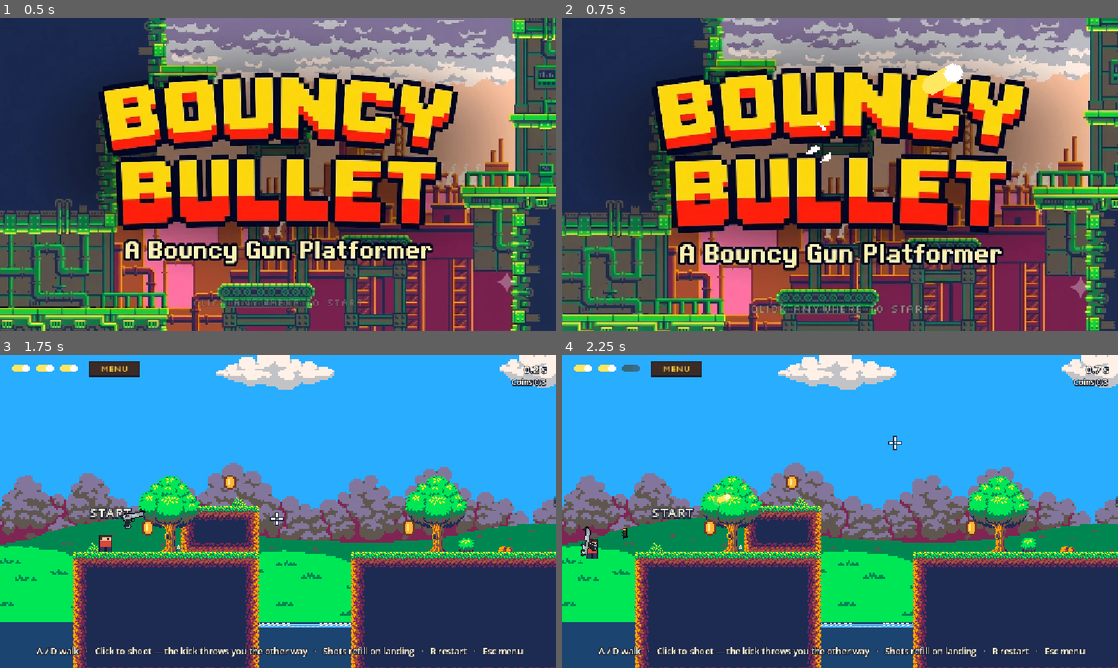
Above: before the commit, frames 1-4 (two rows, left to right).
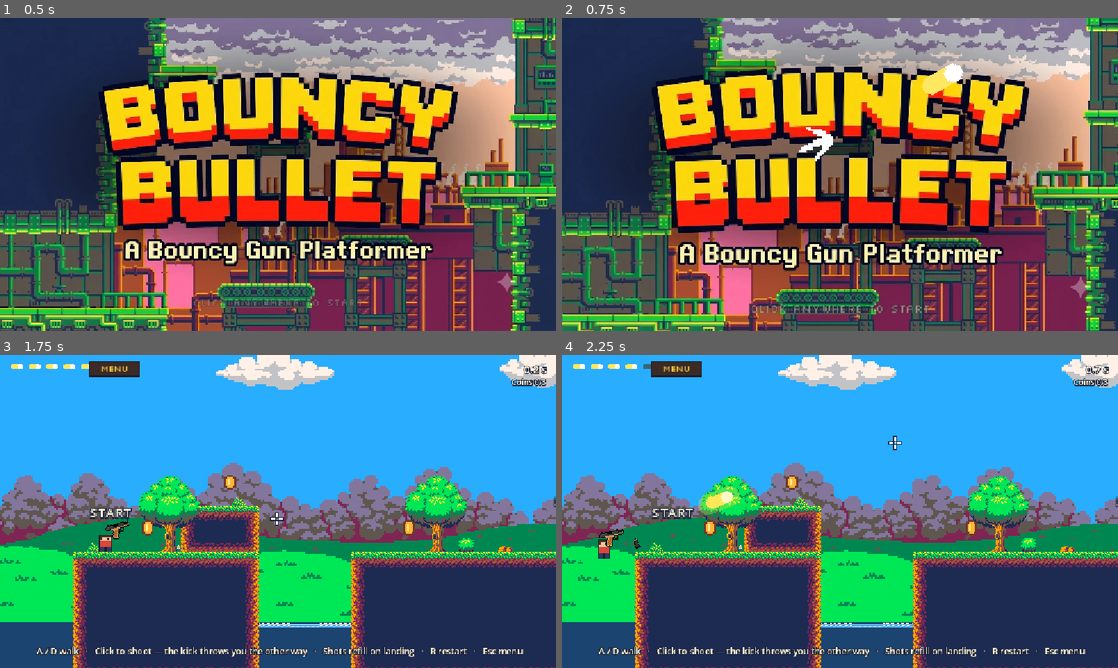
Above: after the commit, the same moments.

Repository: yuvraj-taparia/Bouncy-Bullet
Game: Godot game, scene res://main.tscn
Same seed, same stepped clock (60 frames per second), same inputs: the game is played once before the commit and once after it.
Inputs (mouse positions are in pixels of both pictures, inside the frame that each line leads up to):
- Up to frame 1 (0.5 s): no input
- Up to frame 2 (0.75 s): tap Enter (ui_accept) at 0.5 s; move the mouse to (962, 158) at 0.52 s; hold D (move_right) from 0.53 s (still down); click (962, 158) at 0.6 s
- Up to frame 3 (1.75 s): tap Enter (ui_accept) at 0.77, 1.52 s; move the mouse to (278, 520) at 1.27 s; release D (move_right) at 1.28 s; hold A (move_left) from 1.28 s (still down); click (278, 520) at 1.35 s
- Up to frame 4 (2.25 s): tap Enter (ui_accept) at 2 s; move the mouse to (895, 442) at 2.02 s; release A (move_left) at 2.03 s; hold D (move_right) from 2.03 s (still down); click (895, 442) at 2.1 s

Frame 1 is identical in both runs. In frame 2, 0.3% of the frame differs, in the area x 42-49%, y 33-47%; in frame 3, 0.4%; in frame 4, 1.1%, in the area x 2-32%, y 2-66%.

Commit message:
Make the Glock the free starter and use pack art for shop and bullet
- Glock is the free starter gun; the Pistol (Desert Eagle) costs 50 like
  the shop mockup shows. Old saves keep their guns and gain the Glock.
- Clicking an EQUIPPED card switches back to the Glock; the shop shows
  which gun you're using.
- Shop cards show the real animated pack guns (with attachments)
  instead of the painted art: pickup toss on opening, a shot on hover.
- Bullets now match the pack's bullet prefab exactly (1.5x sprite and
  yellow glow, no per-gun tint); the title ricochet uses the pack spark.
- Starting a level always removes any level already running.

Co-Authored-By: Claude Opus 5.5 <noreply@anthropic.com>

Diff:
--- a/game/bullet.gd
+++ b/game/bullet.gd
@@ -12,7 +12,6 @@
 var shooter: CharacterBody2D
 var max_bounces := 3
 var lifetime := 1.6
-var tint := Color.WHITE
 var bounces := 0
 var _age := 0.0
 var _sprite: Sprite2D
@@ -24,14 +23,14 @@
 	_sprite.texture = load(SpriteSheets.GUNS + "bullet.png")
 	_sprite.hframes = 2
 	_sprite.frame = 1
-	_sprite.scale = Vector2(0.75, 0.75)
-	_sprite.modulate = tint
+	# Same look as the gun pack's prefabs/bullet.tscn: bullet sprite and a
+	# soft yellow glow, both at 1.5x.
+	_sprite.scale = Vector2(1.5, 1.5)
 	add_child(_sprite)
-	# Soft glow, as in the gun pack's bullet prefab.
 	var glow := Sprite2D.new()
 	glow.texture = LIGHT
-	glow.self_modulate = Color(tint.r, tint.g * 0.89, tint.b * 0.25, 0.3)
-	glow.scale = Vector2(0.75, 0.75)
+	glow.self_modulate = Color(1, 0.8875, 0.25, 0.305882)
+	glow.scale = Vector2(1.5, 1.5)
 	add_child(glow)
 	rotation = direction.angle()
 
@@ -39,7 +38,6 @@
 ## The pack's impact spark, pointing away from the surface that was hit.
 func _spark(at: Vector2, angle: float) -> void:
 	var fx: Node2D = IMPACT.instantiate()
-	fx.scale = Vector2.ONE
 	get_parent().add_child(fx)
 	fx.global_position = at
 	fx.global_rotation = angle
--- a/game/gun_rig.gd
+++ b/game/gun_rig.gd
@@ -72,6 +72,18 @@
 				reload_finished.emit()
 			else:
 				_start_reload_step()
+
+
+## Replays the "pull out the gun" animation.
+func pickup() -> void:
+	cancel_reload()
+	_play(&"pickup", data.pickup_speed)
+
+
+## Gun sprite's centre in this rig's local space (attachments not counted).
+func visual_center() -> Vector2:
+	var sprite: Sprite2D = gun.get_node("gun")
+	return gun.posOffset + sprite.get_rect().get_center()
 
 
 func shoot() -> void:
--- a/game/guns.gd
+++ b/game/guns.gd
@@ -20,16 +20,17 @@
 const SPRITES := "res://assets/pixel_art_guns/sprites/"
 
 ## Guns sold on the three painted shop cards, in card order.
+## The Glock is the free starter (SaveData.STARTER), so it has no card.
 const ORDER: Array[StringName] = [&"pistol", &"shotgun", &"bounce_rifle"]
-## Every gun, including ones not on a shop card yet.
-const ALL: Array[StringName] = [&"pistol", &"shotgun", &"bounce_rifle", &"glock"]
+## Every gun.
+const ALL: Array[StringName] = [&"glock", &"pistol", &"shotgun", &"bounce_rifle"]
 
 const DATA := {
 	&"pistol": {
 		"name": "Pistol", "price": 50,
 		"recoil": 360.0, "ammo": 3, "cooldown": 0.22,
 		"pellets": 1, "spread": 0.0, "bounces": 3, "lifetime": 1.6,
-		"reload_time": 0.6, "bullet_color": Color(1, 1, 1),
+		"reload_time": 0.6,
 		"scene": TEMPLATE + "guns/deserteagle.tscn",
 		"attachments": {
 			"Sight": TEMPLATE + "attachments/sights/DesertEagleSight.tscn",
@@ -44,7 +45,7 @@
 		"name": "Shotgun", "price": 150,
 		"recoil": 540.0, "ammo": 2, "cooldown": 0.45,
 		"pellets": 5, "spread": 0.5, "bounces": 1, "lifetime": 0.45,
-		"reload_time": 0.9, "bullet_color": Color(1, 0.8, 0.55),
+		"reload_time": 0.9,
 		"scene": TEMPLATE + "guns/m3.tscn",
 		"attachments": {},
 		"mag": "",
@@ -56,7 +57,7 @@
 		"name": "Bounce Rifle", "price": 300,
 		"recoil": 190.0, "ammo": 6, "cooldown": 0.09,
 		"pellets": 1, "spread": 0.06, "bounces": 6, "lifetime": 2.6,
-		"reload_time": 0.7, "bullet_color": Color(0.55, 1, 0.45),
+		"reload_time": 0.7,
 		"scene": TEMPLATE + "guns/ak47.tscn",
 		"attachments": {
 			"Stock": TEMPLATE + "attachments/stocks/AK47NormalStock.tscn",
@@ -69,10 +70,10 @@
 		"pickup_speed": 3.0, "shoot_speed": 1.5, "recoil_speed": 2.5,
 	},
 	&"glock": {
-		"name": "Glock", "price": 100,
+		"name": "Glock", "price": 0,
 		"recoil": 260.0, "ammo": 5, "cooldown": 0.12,
 		"pellets": 1, "spread": 0.04, "bounces": 2, "lifetime": 1.4,
-		"reload_time": 0.5, "bullet_color": Color(1, 0.95, 0.8),
+		"reload_time": 0.5,
 		"scene": TEMPLATE + "guns/glock.tscn",
 		"attachments": {
 			"Sight": TEMPLATE + "attachments/sights/GlockSight.tscn",
@@ -87,4 +88,4 @@
 
 
 static func get_gun(id: StringName) -> Dictionary:
-	return DATA.get(id, DATA[&"pistol"])
+	return DATA.get(id, DATA[&"glock"])
--- a/game/player.gd
+++ b/game/player.gd
@@ -114,7 +114,6 @@
 		bullet.shooter = self
 		bullet.max_bounces = gun_data.bounces
 		bullet.lifetime = gun_data.lifetime
-		bullet.tint = gun_data.bullet_color
 		world.add_child(bullet)
 		bullet.global_position = spawn_at
 
--- a/game/save_data.gd
+++ b/game/save_data.gd
@@ -8,9 +8,11 @@
 const CLEAR_BONUS := 20       ## every time you reach the Safezone
 const FIRST_CLEAR_BONUS := 30 ## extra the first time you clear a level
 
+const STARTER: StringName = &"glock"  ## free gun everyone owns
+
 static var coins := 0
-static var owned: Array[StringName] = [&"pistol"]
-static var equipped: StringName = &"pistol"
+static var owned: Array[StringName] = [STARTER]
+static var equipped: StringName = STARTER
 static var cleared: Array[int] = []
 static var _loaded := false
 
@@ -24,13 +26,13 @@
 		return
 	coins = cfg.get_value("player", "coins", 0)
 	owned.clear()
-	for id in cfg.get_value("player", "owned", ["pistol"]):
+	for id in cfg.get_value("player", "owned", [String(STARTER)]):
 		owned.append(StringName(id))
-	if not owned.has(&"pistol"):
-		owned.append(&"pistol")
-	equipped = StringName(cfg.get_value("player", "equipped", "pistol"))
-	if not owned.has(equipped):
-		equipped = &"pistol"
+	if not owned.has(STARTER):
+		owned.append(STARTER)  # older saves predate the free Glock
+	equipped = StringName(cfg.get_value("player", "equipped", String(STARTER)))
+	if not owned.has(equipped) or not Guns.DATA.has(equipped):
+		equipped = STARTER
 	cleared.clear()
 	for i in cfg.get_value("player", "cleared", []):
 		cleared.append(int(i))
--- a/game/sprite_sheets.gd
+++ b/game/sprite_sheets.gd
@@ -1,56 +1,7 @@
 class_name SpriteSheets
 extends RefCounted
-## Builds SpriteFrames from the horizontal sprite strips in the pixel art guns pack.
+## Where the gun pack's sprites live. Guns, animations, casings, muzzle flash
+## and impact effects come from the pack's template scenes in
+## res://assets/gun_template/ (see game/guns.gd and game/gun_rig.gd).
 
 const GUNS := "res://assets/pixel_art_guns/sprites/"
-
-static var _cache := {}
-
-
-## Adds an animation called `anim` to `frames`, cut from a horizontal strip
-## of `count` equal-width frames.
-static func add_strip(frames: SpriteFrames, anim: StringName, path: String, count: int, fps: float, loop := false) -> void:
-	var texture: Texture2D = load(path)
-	var w := texture.get_width() / count
-	var h := texture.get_height()
-	if not frames.has_animation(anim):
-		frames.add_animation(anim)
-	frames.set_animation_speed(anim, fps)
-	frames.set_animation_loop(anim, loop)
-	for i in count:
-		var atlas := AtlasTexture.new()
-		atlas.atlas = texture
-		atlas.region = Rect2(i * w, 0, w, h)
-		frames.add_frame(anim, atlas)
-
-
-static func one_shot(key: String, path: String, count: int, fps: float) -> SpriteFrames:
-	if _cache.has(key):
-		return _cache[key]
-	var frames := SpriteFrames.new()
-	frames.remove_animation(&"default")
-	add_strip(frames, &"play", path, count, fps)
-	_cache[key] = frames
-	return frames
-
-
-static func muzzle_flash() -> SpriteFrames:
-	return one_shot("muzzle", GUNS + "particles/muzzle.png", 4, 28.0)
-
-
-static func impact() -> SpriteFrames:
-	return one_shot("impact", GUNS + "particles/sImpactParticle_strip4.png", 4, 20.0)
-
-
-## Plays a one-shot effect at a world position and frees it when done.
-static func spawn_fx(parent: Node, frames: SpriteFrames, pos: Vector2, rot := 0.0, offset := Vector2.ZERO) -> AnimatedSprite2D:
-	var fx := AnimatedSprite2D.new()
-	fx.sprite_frames = frames
-	fx.offset = offset
-	fx.z_index = 5
-	parent.add_child(fx)
-	fx.global_position = pos
-	fx.global_rotation = rot
-	fx.animation_finished.connect(fx.queue_free)
-	fx.play(&"play")
-	return fx
--- a/ui/game_menu.gd
+++ b/ui/game_menu.gd
@@ -32,6 +32,10 @@
 const LEVELS_BACK := Rect2(412, 462, 198, 68)
 const SHOP_BUY := [Rect2(290, 380, 97, 55), Rect2(462, 380, 98, 55), Rect2(635, 380, 97, 55)]
 const SHOP_BACK := Rect2(412, 462, 198, 72)
+## Inside of each card's picture box; the real pack gun is shown here.
+const SHOP_ART := [Rect2(266, 171, 147, 107), Rect2(439, 171, 146, 107), Rect2(612, 171, 146, 107)]
+const SHOP_ART_BG := Color("191d2f")
+const SHOP_ART_SCALE := [3.0, 2.0, 2.4]
 const TITLE_LOGO := Vector2(500, 230)
 
 @onready var ui: Control = $UI
@@ -46,7 +50,9 @@
 var _level_tiles: Array[PopButton] = []
 var _level_info: Label
 var _shop_buttons: Array[PopButton] = []
+var _shop_rigs: Array[GunRig] = []
 var _shop_info: Label
+var _shop_using: Label
 var _menu_buttons: Array[PopButton] = []
 var _busy := false
 
@@ -151,9 +157,17 @@
 func _build_shop() -> void:
 	var stage := _make_stage("shop", SHOP_IMG)
 	for i in Guns.ORDER.size():
+		_shop_rigs.append(_add_card_gun(stage, i))
 		var b := _add_button(stage, SHOP_IMG, SHOP_BUY[i], _on_shop_pressed.bind(i))
 		b.focus_entered.connect(_show_gun_info.bind(i))
+		b.focus_entered.connect(func(): _shop_rigs[i].shoot())
 		_shop_buttons.append(b)
+
+	_shop_using = PixelArt.label("", 14, PixelArt.GOLD)
+	_shop_using.horizontal_alignment = HORIZONTAL_ALIGNMENT_RIGHT
+	_shop_using.position = Vector2(760, 58)
+	_shop_using.size = Vector2(250, 22)
+	stage.add_child(_shop_using)
 	var back := _add_button(stage, SHOP_IMG, SHOP_BACK, _show.bind("main"))
 	back.focus_entered.connect(func(): _shop_info.text = "")
 
@@ -163,6 +177,30 @@
 	_shop_info.size = Vector2(580, 22)
 	stage.add_child(_shop_info)
 	_focus_default["shop"] = _shop_buttons[0]
+
+
+## Covers the painted gun on shop card `i` with the real animated pack gun.
+func _add_card_gun(stage: Control, i: int) -> GunRig:
+	var box := Control.new()
+	box.position = SHOP_ART[i].position
+	box.size = SHOP_ART[i].size
+	box.clip_contents = true
+	box.mouse_filter = Control.MOUSE_FILTER_IGNORE
+	stage.add_child(box)
+	var bg := ColorRect.new()
+	bg.color = SHOP_ART_BG
+	bg.size = box.size
+	bg.mouse_filter = Control.MOUSE_FILTER_IGNORE
+	box.add_child(bg)
+
+	var holder := Node2D.new()
+	holder.scale = Vector2.ONE * SHOP_ART_SCALE[i]
+	box.add_child(holder)
+	var rig := GunRig.new()
+	holder.add_child(rig)
+	rig.setup(Guns.get_gun(Guns.ORDER[i]), null)  # no casings flying around the shop
+	holder.position = box.size * 0.5 - rig.visual_center() * holder.scale
+	return rig
 
 
 func _build_controls() -> void:
@@ -238,6 +276,8 @@
 		_refresh_levels()
 	elif screen_name == "shop":
 		_refresh_shop()
+		for rig in _shop_rigs:
+			rig.pickup()
 	var stage: Control = screens[screen_name]
 	stage.modulate.a = 0.0
 	stage.create_tween().tween_property(stage, "modulate:a", 1.0, 0.15)
@@ -265,15 +305,11 @@
 	var t := create_tween()
 	t.tween_property(bullet, "position", TITLE_LOGO, 0.16)
 	t.tween_callback(func():
-		var spark := AnimatedSprite2D.new()
-		spark.sprite_frames = SpriteSheets.impact()
+		var spark: Node2D = Bullet.IMPACT.instantiate()
 		spark.scale = Vector2(4, 4)
 		spark.position = TITLE_LOGO
 		spark.rotation = PI
-		spark.texture_filter = CanvasItem.TEXTURE_FILTER_NEAREST
-		spark.animation_finished.connect(spark.queue_free)
 		stage.add_child(spark)
-		spark.play(&"play")
 		bullet.rotation = (Vector2(1120, -120) - TITLE_LOGO).angle()
 		# Zoom punch around the screen centre.
 		var base := stage.scale
@@ -332,6 +368,7 @@
 
 
 func _start_level(i: int) -> void:
+	_remove_game()  # never run two levels at once
 	active_game = GAME.instantiate()
 	active_game.level_scene = LEVELS[i]
 	active_game.level_index = i
@@ -373,6 +410,7 @@
 			b.face = PopButton.Face.EQUIPPED
 		else:
 			b.face = PopButton.Face.EQUIP
+	_shop_using.text = "USING: %s" % Guns.get_gun(SaveData.equipped).name.to_upper()
 	_coins.queue_redraw()
 
 
@@ -382,22 +420,32 @@
 	var pellets := "  ·  %d PELLETS" % gun.pellets if gun.pellets > 1 else ""
 	_shop_info.text = "%s  ·  KICK %s%s  ·  %d SHOTS%s  ·  %d BOUNCES" % [
 		gun.name.to_upper(), "|".repeat(kick), " ".repeat(4 - kick), gun.ammo, pellets, gun.bounces]
+	if SaveData.equipped == Guns.ORDER[i]:
+		_shop_info.text = "CLICK AGAIN TO SWITCH BACK TO YOUR %s" % Guns.get_gun(SaveData.STARTER).name.to_upper()
 
 
 func _on_shop_pressed(i: int) -> void:
 	var id: StringName = Guns.ORDER[i]
 	var b := _shop_buttons[i]
-	if SaveData.owns(id):
+	if SaveData.owns(id) and SaveData.equipped == id:
+		# Clicking EQUIPPED puts the free starter Glock back in your hands.
+		SaveData.equip(SaveData.STARTER)
+		b.hop()
+		_float_text(screens["shop"], "USING GLOCK", b.position + Vector2(b.size.x * 0.5, -8), PixelArt.GOLD)
+	elif SaveData.owns(id):
 		SaveData.equip(id)
 		b.hop()
+		_shop_rigs[i].pickup()
 	elif SaveData.buy(id):
 		b.hop()
+		_shop_rigs[i].pickup()
 		_float_text(screens["shop"], "BOUGHT!", b.position + Vector2(b.size.x * 0.5, -8), Color("8ef07a"))
 	else:
 		b.shake()
 		var need: int = Guns.get_gun(id).price - SaveData.coins
 		_float_text(screens["shop"], "NEED %d MORE" % need, b.position + Vector2(b.size.x * 0.5, -8), Color("ff6b5a"))
 	_refresh_shop()
+	_show_gun_info(i)
 
 
 func _float_text(stage: Control, text: String, at: Vector2, color: Color) -> void:
